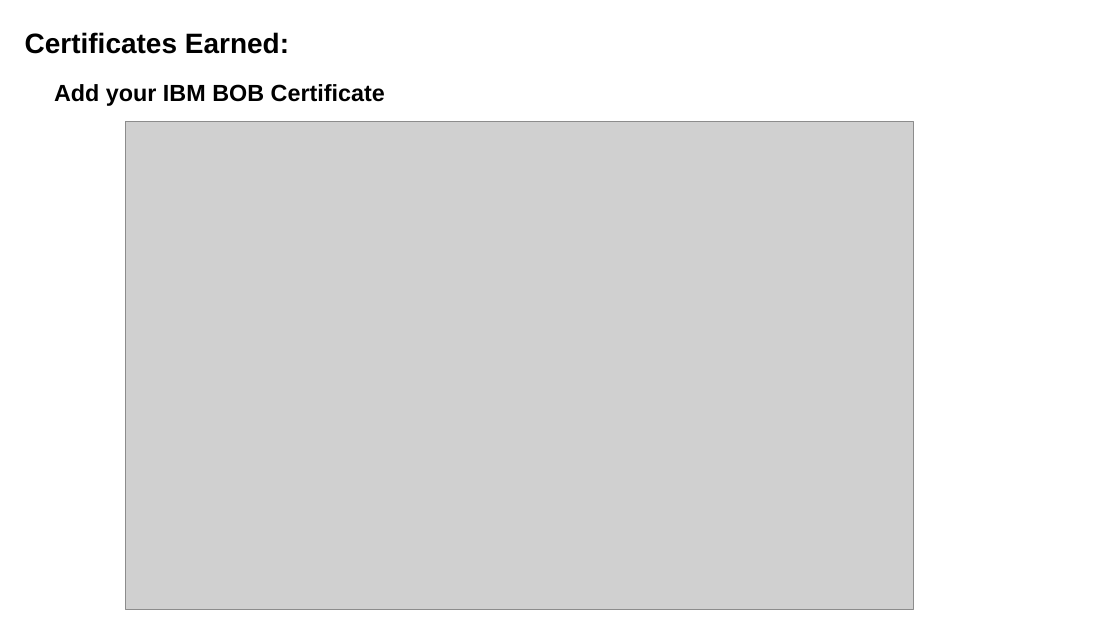
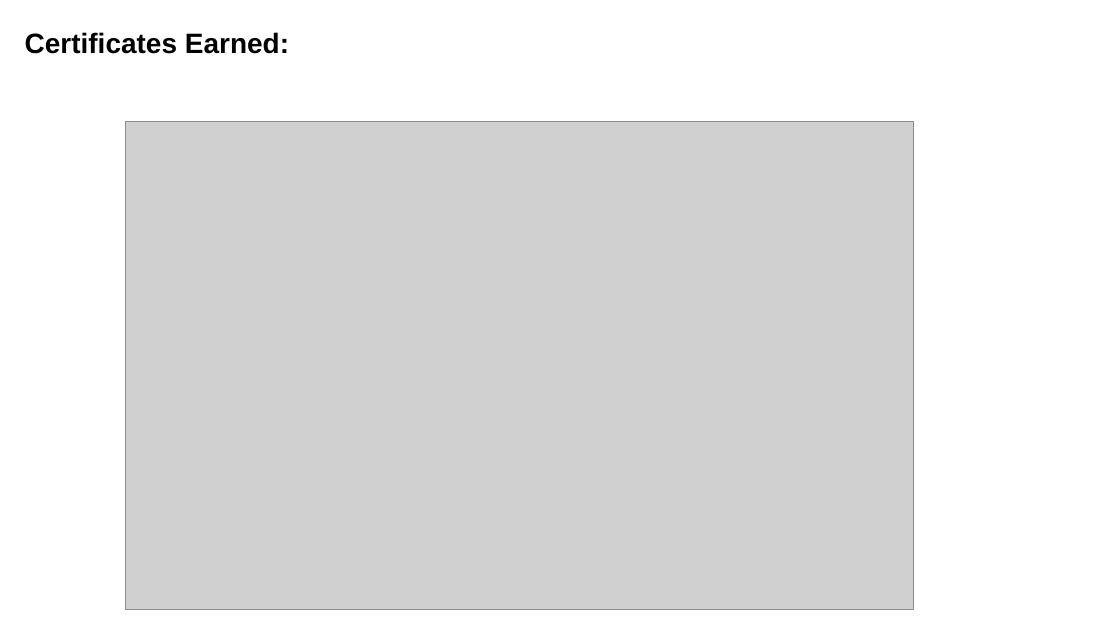
Before and after one commit to Ayushbangwal/Research-Agent, a slide deck: slide 19 of Main AICTE_IBM_BOB_Project_Submission_Template_for_EduentFoundation_.pptx. Drawn at 1120x630 pixels with LibreOffice and Linux fonts; fonts in the diff are those of the drawing; grey boxes stand for pictures. Boxes give left, top, right and bottom in pixels: in the first picture for what was removed or moved away, otherwise in the second. Text is boxed around its words. In the diff, an @@ line names an element or a change of style, - is before the commit and + after.

```diff
--- a/Main AICTE_IBM_BOB_Project_Submission_Template_for_EduentFoundation_.pptx
+++ b/Main AICTE_IBM_BOB_Project_Submission_Template_for_EduentFoundation_.pptx
@@ text removed at (54,84,385,106) @@
-Add your IBM BOB Certificate
```
Also in this commit, not shown: 3 other slides changed, 1 slide added, 1 slide removed.
